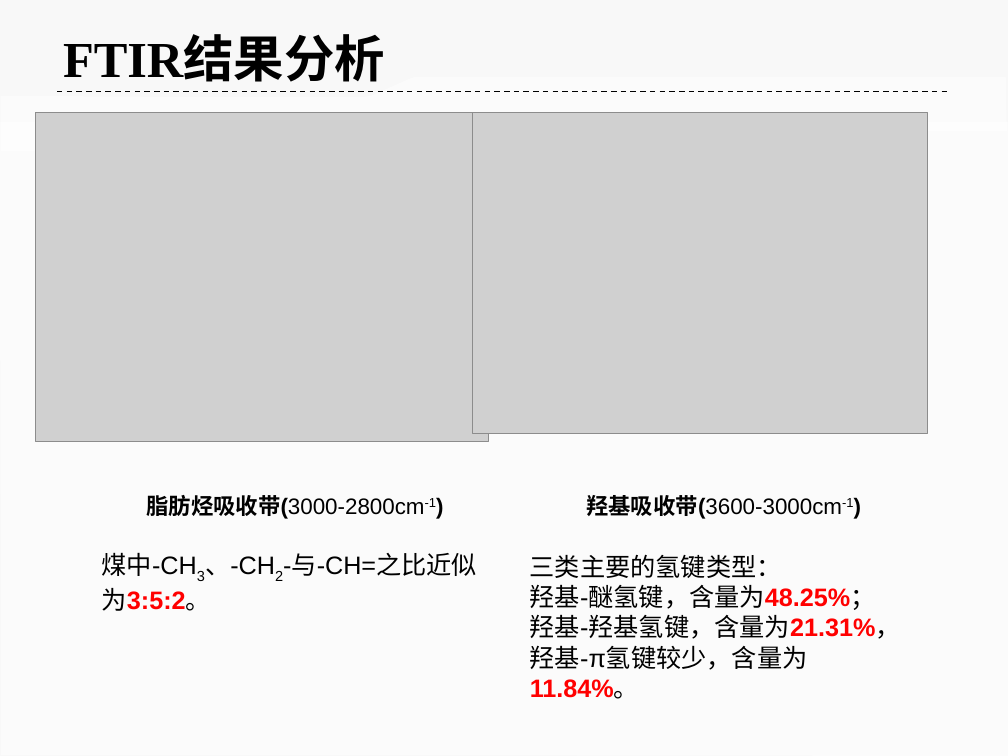
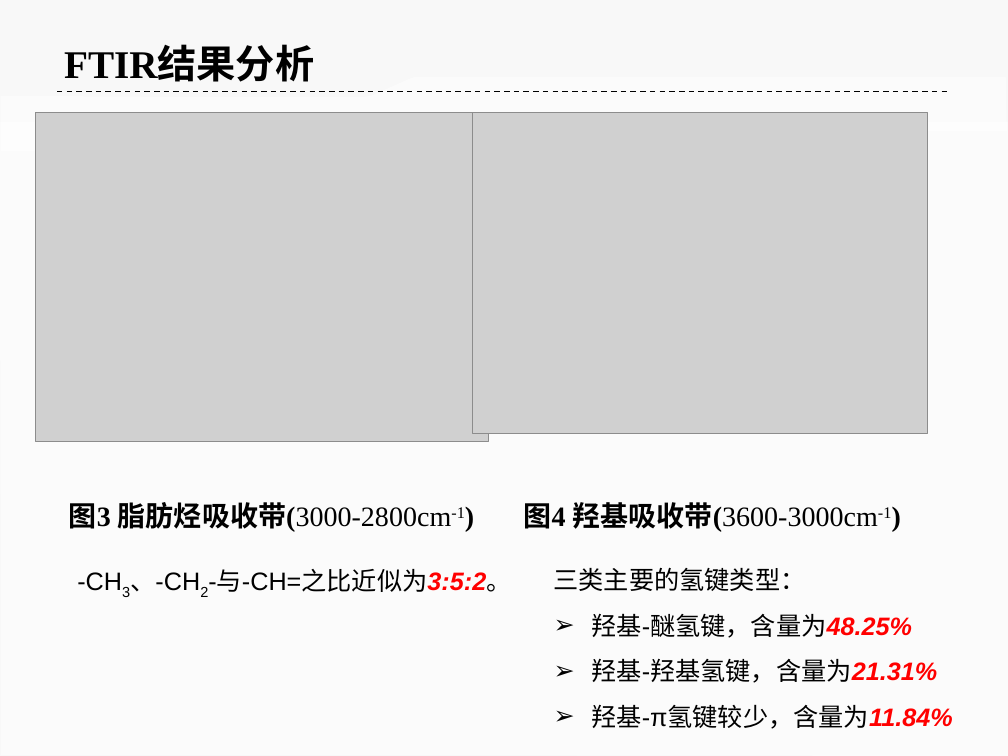
Before and after one commit to ilvcr/GraduationProject, a slide deck: slide 11 of ppt/yoghourtppt.pptx. Drawn at 1008x756 pixels with LibreOffice and Linux fonts; fonts in the diff are those of the drawing; grey boxes stand for pictures. Boxes give left, top, right and bottom in pixels: in the first picture for what was removed or moved away, otherwise in the second. Text is boxed around its words. In the diff, an @@ line names an element or a change of style, - is before the commit and + after.

```diff
--- a/ppt/yoghourtppt.pptx
+++ b/ppt/yoghourtppt.pptx
@@ text "FTIR结果分析": place and size @@
-text "FTIR结果分析" at [63,38,385,82]
+text "FTIR结果分析" at [64,47,314,82]
@@ text "FTIR结果分析" at [64,47,314,82]: size 36 to 28 pt @@
@@ text at [69,502,892,532]: text changed; size 16 to 20 pt; font Arial to Times New Roman @@
-脂肪烃吸收带(3000-2800cm-1) 羟基吸收带(3600-3000cm-1)
+图3 脂肪烃吸收带(3000-2800cm-1) 图4 羟基吸收带(3600-3000cm-1)
@@ text "三类主要的氢键类型：": place and size @@
-text "三类主要的氢键类型：" at [530,554,901,670]
+text "三类主要的氢键类型：" at [554,567,952,729]
@@ text at [554,567,806,591]: line spacing 1 to 1.5 @@
@@ text at [130,570,511,592]: text changed @@
-煤中-CH3、-CH2-与-CH=之比近似为3:5:2。
+-CH3、-CH2-与-CH=之比近似为3:5:2。
@@ text at [591,613,952,729]: text changed @@
-羟基-醚氢键，含量为48.25%；
-羟基-羟基氢键，含量为21.31%，羟基-π氢键较少，含量为11.84%。
+➢ 羟基-醚氢键，含量为48.25%
+➢ 羟基-羟基氢键，含量为21.31%
+➢ 羟基-π氢键较少，含量为11.84%
```
Also in this commit, not shown: 40 other slides changed, 4 slides added, 15 slides removed, 3 other files.
